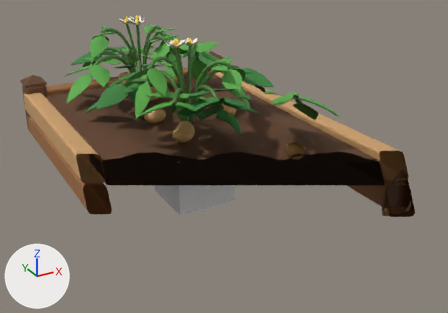
Before and after pictures for a commit that changed the FBX model art/export/fbx/BedWood.fbx.
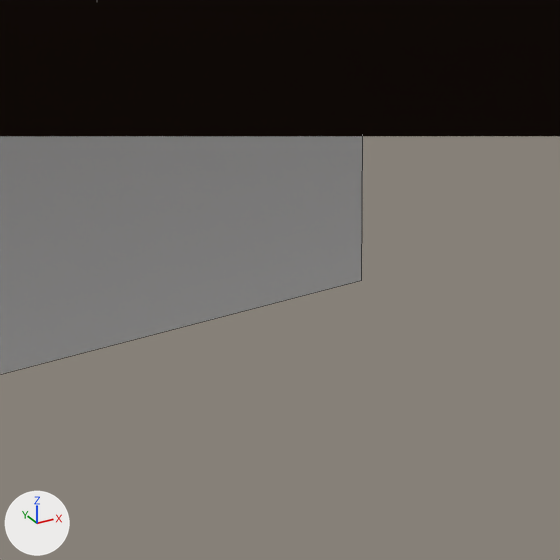
Each version appears first whole from a 50 mm camera at (-4.02, -8.33, 4.25) aimed at (0.37, -0.36, 0.27), and next in a close-up on the part from 44% to 57% of the width and 55% to 74% of the height. Every picture has the same lights, and +X, +Y and +Z are marked at lower left. The first two pictures are the older version. The close-ups show mesh edges as thin lines. Everything nearer to the camera than a plane just in front of the edit is cut away. Where no turn or scale is listed for an object, it has been applied to the vertices.

Script lines for the objects in view, before the commit:
```python
me_body__soildark = bpy.data.meshes.new('Body__SoilDark')
me_body__soildark.from_pydata(...)  # 56 vertices, 54 faces; spans x -1.7..1.7, y -2.7..2.7, z -0.15..0.15
me_body__soildark.materials.append(mat_soildark)  # brown #483021
me_origin__pivot = bpy.data.meshes.new('Origin__Pivot')
me_origin__pivot.from_pydata(...)  # a box spanning x -0.5..0.5, y -0.5..0.5, z -0.5..0.5
ob_body__soildark = bpy.data.objects.new('Body__SoilDark', me_body__soildark)
ob_body__soildark.location = (0.0, 0.0, 0.55)
ob_origin__pivot = bpy.data.objects.new('Origin__Pivot', me_origin__pivot)
ob_origin__pivot.location = (0.0, 0.0, 0.0)
```
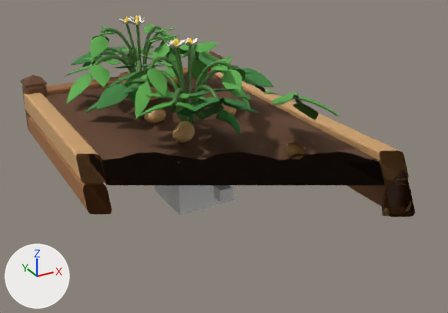
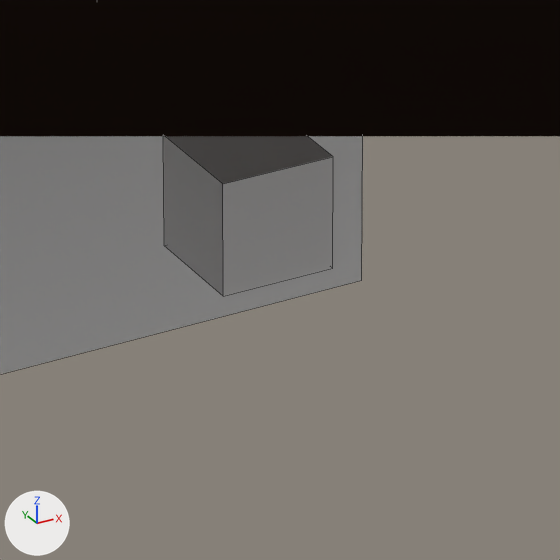
The change, as a list of edits to the scene's bpy script:
```text
Add me_origin__axisz:
    me_origin__axisz.from_pydata(...)  # a box spanning x -0.1..0.1, y -0.1..0.1, z -0.1..0.1
Add ob_origin__axisz:
    ob_origin__axisz = bpy.data.objects.new('Origin__AxisZ', me_origin__axisz)
    ob_origin__axisz.location = (0.0, -1.0, 0.0)
```

What differs and where, as boxes (x1, y1, x2, y2) in the close-ups (560 x 560 px):
'Origin__AxisZ', added
    after: (163, 136, 333, 296)
